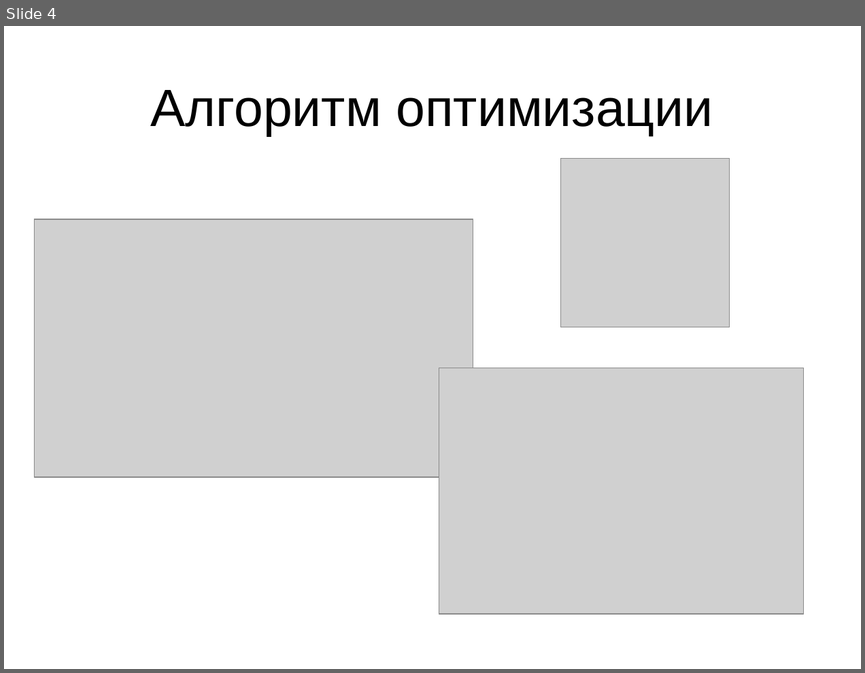
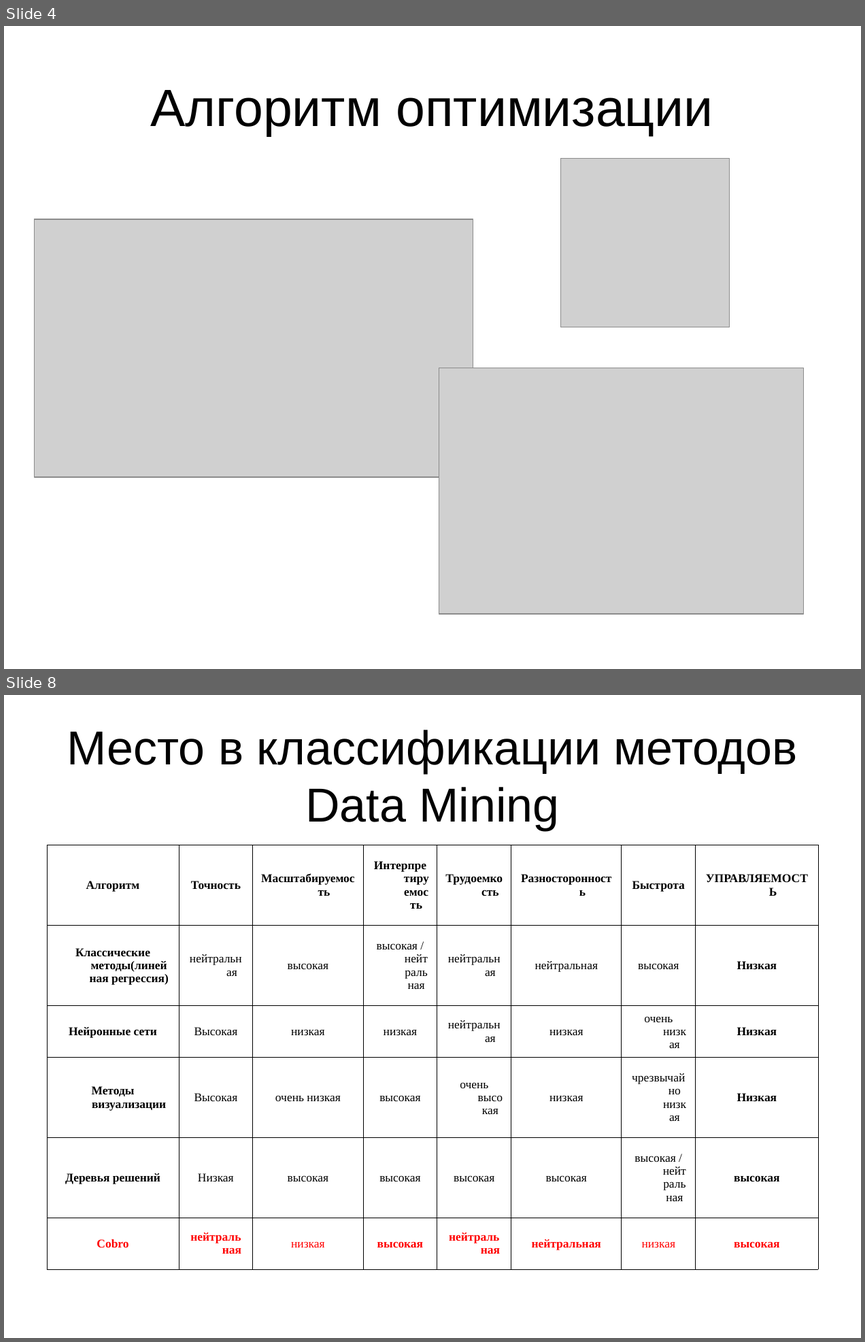
Before and after one commit to ImBa2la/java-artificial-robot, a slide deck: cobro/documentation/Диплом/Слайды.ppt. Shown one above the other, each under a label of ours: slide 4 before the commit, slides 4 and 8 after it; the slides between them are not shown. The pictures are 865x673 and 865x1342 pixels, drawn with LibreOffice and Linux fonts; fonts in the diff are those of the drawing; grey boxes stand for pictures. Boxes give left, top, right and bottom in pixels: in the first picture for what was removed or moved away, otherwise in the second. Text is boxed around its words. In the diff, an @@ line names an element or a change of style, - is before the commit and + after.

```diff
--- a/cobro/documentation/Диплом/Слайды.ppt
+++ b/cobro/documentation/Диплом/Слайды.ppt
@@ slide 8 added at <box>4,695,861,1338</box>, background #FFFFFF @@
@@ title added at <box>67,730,798,830</box>, 40 pt, text #000000 @@
+Место в классификации методов Data Mining
@@ table added at <box>47,845,817,1269</box>, 6 rows, 8 columns @@
+Алгоритм | Точность | Масштабируемость | Интерпретируемость | Трудоемкость | Разносторонность | Быстрота | УПРАВЛЯЕМОСТЬ
+Классические методы(линейная регрессия) | нейтральная | высокая | высокая / нейтральная | нейтральная | нейтральная | высокая | Низкая
+Нейронные сети | Высокая | низкая | низкая | нейтральная | низкая | очень низкая | Низкая
+Методы визуализации | Высокая | очень низкая | высокая | очень высокая | низкая | чрезвычайно низкая | Низкая
+Деревья решений | Низкая | высокая | высокая | высокая | высокая | высокая / нейтральная | высокая
+Cobro | нейтральная | низкая | высокая | нейтральная | нейтральная | низкая | высокая
```
Also in this commit, not shown: 1 slide changed, 4 other slides added, 3 other files.
